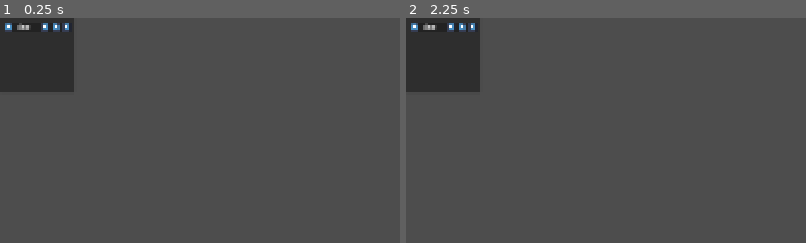
Above: before the commit, frames 1-2 (left to right).
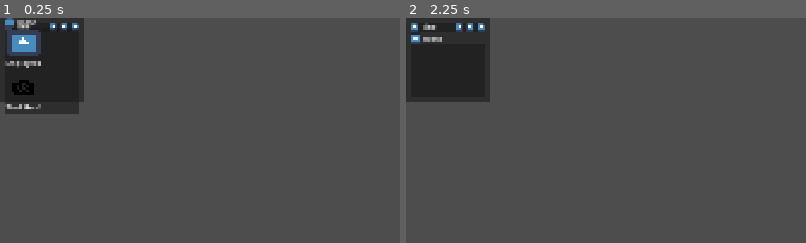
Above: after the commit, the same moments.

Repository: Novali91/CameraGame
Game: Godot game, scene res://09_Test/JOEYTEST!.tscn
Same seed, same stepped clock (60 frames per second), same inputs: the game is played once before the commit and once after it. This scene is started directly instead of the project's main scene. The engine's default icon, where the game draws it, is replaced by a stand-in: a white triangle on a blue panel in a dark square.
Inputs (mouse positions are % of the whole screen's width and height, from its top left; square brackets give the same spot before the commit, where the layout moved):
- Up to frame 1 (0.25 s): no input
- Up to frame 2 (2.25 s): click (7, 2) [6, 2] at 0.5 s; click (8, 2) [7, 2] at 1.25 s; click (1, 1) at 2.02 s
The pictures show only the part of the screen within x 0-50%, y 0-50%; the shares and areas given below are measured in that part.

The runs differ from the first frame. In frame 1, 4.5% of the frame differs, in the area x 0-21%, y 0-43%; in frame 2, 2.2%.
Error after the commit: Invalid access to property or key 'children' on a base object of type 'Nil'. (res://03_OS/03_Applications/01_FileViewer/file_viewer.gd:46)

Commit message:
Implemented more fileviewer stuff

Diff:
--- /dev/null
+++ b/03_OS/01_Windows/02_Window_Variants/file_viewer_window.tscn
@@ -0,0 +1,17 @@
+[gd_scene format=3 uid="uid://cy1ncbr66ph6o"]
+
+[ext_resource type="PackedScene" uid="uid://c08vlsgl8ea82" path="res://03_OS/01_Windows/02_Window_Variants/os_window.tscn" id="1_t8osa"]
+[ext_resource type="PackedScene" uid="uid://dp53e3md451ty" path="res://03_OS/03_Applications/01_FileViewer/file_viewer.tscn" id="2_7a21d"]
+
+[node name="FileViewerWindow" unique_id=1105901653 instance=ExtResource("1_t8osa")]
+custom_minimum_size = Vector2(200, 200)
+offset_right = 200.0
+offset_bottom = 200.0
+
+[node name="FileViewer" parent="Window/ResizeMargins/VBoxContainer/Control" parent_id_path=PackedInt32Array(611469863) index="0" unique_id=1195379845 instance=ExtResource("2_7a21d")]
+layout_mode = 1
+anchors_preset = 15
+anchor_right = 1.0
+anchor_bottom = 1.0
+grow_horizontal = 2
+grow_vertical = 2
--- a/03_OS/01_Windows/02_Window_Variants/os_window.tscn
+++ b/03_OS/01_Windows/02_Window_Variants/os_window.tscn
@@ -37,7 +37,6 @@
 layout_mode = 2
 mouse_filter = 1
 
-[node name="Control" type="Control" parent="Window/ResizeMargins/VBoxContainer" unique_id=1112528772]
+[node name="Control" type="Control" parent="Window/ResizeMargins/VBoxContainer" unique_id=611469863]
 layout_mode = 2
 size_flags_vertical = 3
-mouse_filter = 1
--- /dev/null
+++ b/03_OS/02_App_Shortcuts/file_viewer_shortcut.tscn
@@ -0,0 +1,11 @@
+[gd_scene format=3 uid="uid://bbjttpsskss6k"]
+
+[ext_resource type="PackedScene" uid="uid://cas8iltxmmus" path="res://03_OS/02_App_Shortcuts/app_shortcut.tscn" id="1_u1dq8"]
+[ext_resource type="PackedScene" uid="uid://cy1ncbr66ph6o" path="res://03_OS/01_Windows/02_Window_Variants/file_viewer_window.tscn" id="2_pflqe"]
+
+[node name="FileViewerShortcut" unique_id=1949483686 instance=ExtResource("1_u1dq8")]
+window_scene = ExtResource("2_pflqe")
+taskbar_icon_scene = null
+
+[node name="Label" parent="Container" parent_id_path=PackedInt32Array(793288334) index="1" unique_id=1844243870]
+text = "File Viewer"
--- a/03_OS/03_Applications/01_FileViewer/file_container.gd
+++ b/03_OS/03_Applications/01_FileViewer/file_container.gd
@@ -1,3 +1,4 @@
+class_name FileContainer
 extends HFlowContainer
 
 @onready var _visual_file: PackedScene = preload("res://03_OS/04_Filesystem/visual_file.tscn")
@@ -17,4 +18,9 @@
 	new_file.attached_resource = resource
 	new_file.is_folder = resource is Folder
 	add_child(new_file)
+	new_file.pressed.connect(child_pressed.emit)
 	pass
+
+func delete_child(child: VisualFile) -> void:
+	child.pressed.disconnect(child_pressed.emit)
+	child.queue_free()
--- a/03_OS/03_Applications/01_FileViewer/file_viewer.gd
+++ b/03_OS/03_Applications/01_FileViewer/file_viewer.gd
@@ -4,12 +4,13 @@
 
 var _folder_scope: Array[Folder]
 
-@onready var _file_container: HFlowContainer = $PanelContainer/FileContainer
+@onready var _file_container: FileContainer = $PanelContainer/MarginContainer/FileContainer
 @onready var _bar: FileViewerBar = $FileViewerBar
 
 # Called when the node enters the scene tree for the first time.
 func _ready() -> void:
 	_bar.exit.connect(_exit_folder)
+	_file_container.child_pressed.connect(_item_pressed)
 	_enter_folder(filesystem)
 	pass # Replace with function body.
 
@@ -28,13 +29,10 @@
 func _enter_folder(folder: Folder) -> void:
 	_folder_scope.append(folder)
 	for file: VisualFile in _file_container.get_children():
-		file.queue_free()
+		_file_container.delete_child(file)
 
 	for item: Resource in folder.children:
-		var new_file: VisualFile = _visual_file.instantiate()
-		new_file.attached_resource = item
-		new_file.is_folder = item is Folder
-		_file_container.add_child(new_file)
+		_file_container.create_child(item)
 
 	_bar.enter_folder(folder.resource_name)
 	pass
@@ -43,13 +41,10 @@
 	_folder_scope.remove_at(_folder_scope.size()-1)
 
 	for file: VisualFile in _file_container.get_children():
-		file.queue_free()
+		_file_container.delete_child(file)
 
 	for item: Resource in _folder_scope.get(_folder_scope.size()-1).children:
-		var new_file: VisualFile = _visual_file.instantiate()
-		new_file.attached_resource = item
-		new_file.is_folder = item is Folder
-		_file_container.add_child(new_file)
+		_file_container.create_child(item)
 
 	_bar.exit_folder()
 	pass
--- a/03_OS/03_Applications/01_FileViewer/file_viewer.tscn
+++ b/03_OS/03_Applications/01_FileViewer/file_viewer.tscn
@@ -5,6 +5,8 @@
 [ext_resource type="Script" uid="uid://dr28o72ja5s3c" path="res://03_OS/03_Applications/01_FileViewer/file_container.gd" id="3_hen3p"]
 
 [node name="FileViewer" type="VBoxContainer" unique_id=1195379845]
+offset_right = 213.0
+offset_bottom = 137.0
 theme_override_constants/separation = 0
 script = ExtResource("1_xrljf")
 
@@ -13,7 +15,17 @@
 
 [node name="PanelContainer" type="PanelContainer" parent="." unique_id=1712284575]
 layout_mode = 2
+size_flags_vertical = 3
 
-[node name="FileContainer" type="HFlowContainer" parent="PanelContainer" unique_id=2080607286]
+[node name="MarginContainer" type="MarginContainer" parent="PanelContainer" unique_id=2056194209]
 layout_mode = 2
+theme_override_constants/margin_left = 4
+theme_override_constants/margin_top = 4
+theme_override_constants/margin_right = 4
+theme_override_constants/margin_bottom = 4
+
+[node name="FileContainer" type="HFlowContainer" parent="PanelContainer/MarginContainer" unique_id=2080607286]
+layout_mode = 2
+theme_override_constants/h_separation = 10
+theme_override_constants/v_separation = 15
 script = ExtResource("3_hen3p")
--- /dev/null
+++ b/03_OS/03_Taskbar_Icons/taskbar_file_viewer.tscn
@@ -0,0 +1,8 @@
+[gd_scene format=3 uid="uid://bs10cv0g8dyqc"]
+
+[ext_resource type="PackedScene" uid="uid://w6yu1ctw8o6e" path="res://03_OS/03_Taskbar_Icons/taskbar_icon.tscn" id="1_0wxux"]
+
+[node name="TaskbarFileViewer" unique_id=1805623024 instance=ExtResource("1_0wxux")]
+
+[node name="Label" parent="." index="0" unique_id=508001607]
+text = "File Viewer"
--- a/03_OS/04_Filesystem/01_HardcodedFiles/01_Folders/home.tres
+++ b/03_OS/04_Filesystem/01_HardcodedFiles/01_Folders/home.tres
@@ -5,6 +5,7 @@
 [ext_resource type="Resource" uid="uid://duv3on330sr47" path="res://03_OS/04_Filesystem/01_HardcodedFiles/02_Files/start_here.tres" id="2_67xdc"]
 
 [resource]
+resource_name = "Home"
 script = ExtResource("1_7l55l")
 children = Array[Resource]([ExtResource("1_78owu"), ExtResource("2_67xdc")])
 metadata/_custom_type_script = "uid://cy3ltjd8p8fwv"
--- a/03_OS/04_Filesystem/visual_file.gd
+++ b/03_OS/04_Filesystem/visual_file.gd
@@ -7,12 +7,14 @@
 @onready var _image: TextureRect = $TextureRect
 @onready var _name: Label = $Label
 
+signal pressed(file: VisualFile)
+
 # Called when the node enters the scene tree for the first time.
 func _ready() -> void:
 	if is_folder:
 		_image.texture = load("res://icon.svg") ## Replace with folder icon
 	else:
-		_image.texture = load("res://01_Assets/02_Icons/camera.png") # Replace with file icon
+		_image.texture = load("res://01_Assets/02_Icons/camera.png") ## Replace with file icon
 
 	_name.text = attached_resource.resource_name
 	pass # Replace with function body.
@@ -21,3 +23,9 @@
 # Called every frame. 'delta' is the elapsed time since the previous frame.
 func _process(delta: float) -> void:
 	pass
+
+func _gui_input(event: InputEvent) -> void:
+	if event is InputEventMouseButton:
+		if event.button_index == MOUSE_BUTTON_LEFT:
+			if event.pressed:
+				pressed.emit(self)
--- a/03_OS/Desktop.tscn
+++ b/03_OS/Desktop.tscn
@@ -3,6 +3,7 @@
 [ext_resource type="Script" uid="uid://b1bipim1ki3ou" path="res://03_OS/desktop.gd" id="1_3eq2a"]
 [ext_resource type="Texture2D" uid="uid://d4a1ba5ysol6u" path="res://01_Assets/02_Icons/desktop_background_temp.jpeg" id="1_l22os"]
 [ext_resource type="PackedScene" uid="uid://c4hbwwcdjj5v3" path="res://03_OS/02_App_Shortcuts/camera_shortcut.tscn" id="3_q7grr"]
+[ext_resource type="PackedScene" uid="uid://bbjttpsskss6k" path="res://03_OS/02_App_Shortcuts/file_viewer_shortcut.tscn" id="4_50mkm"]
 
 [node name="Desktop" type="Control" unique_id=571881559]
 layout_mode = 3
@@ -33,3 +34,6 @@
 color = Color(0, 0, 0, 0.43137255)
 
 [node name="CameraShortcut" parent="." unique_id=1949483686 instance=ExtResource("3_q7grr")]
+
+[node name="FileViewerShortcut" parent="." unique_id=37793875 instance=ExtResource("4_50mkm")]
+position = Vector2(8, 164)
--- a/09_Test/JOEYTEST!.tscn
+++ b/09_Test/JOEYTEST!.tscn
@@ -1,7 +1,7 @@
 [gd_scene format=3 uid="uid://lvqq5h2wxe8o"]
 
-[ext_resource type="PackedScene" uid="uid://c08vlsgl8ea82" path="res://03_OS/01_Windows/02_Window_Variants/os_window.tscn" id="1_dyt3q"]
+[ext_resource type="PackedScene" uid="uid://cy1ncbr66ph6o" path="res://03_OS/01_Windows/02_Window_Variants/file_viewer_window.tscn" id="1_dyt3q"]
 
 [node name="Joeytest!" type="Node" unique_id=1082100729]
 
-[node name="OSWindow" parent="." unique_id=1105901653 instance=ExtResource("1_dyt3q")]
+[node name="FileViewerWindow" parent="." unique_id=1105901653 instance=ExtResource("1_dyt3q")]
